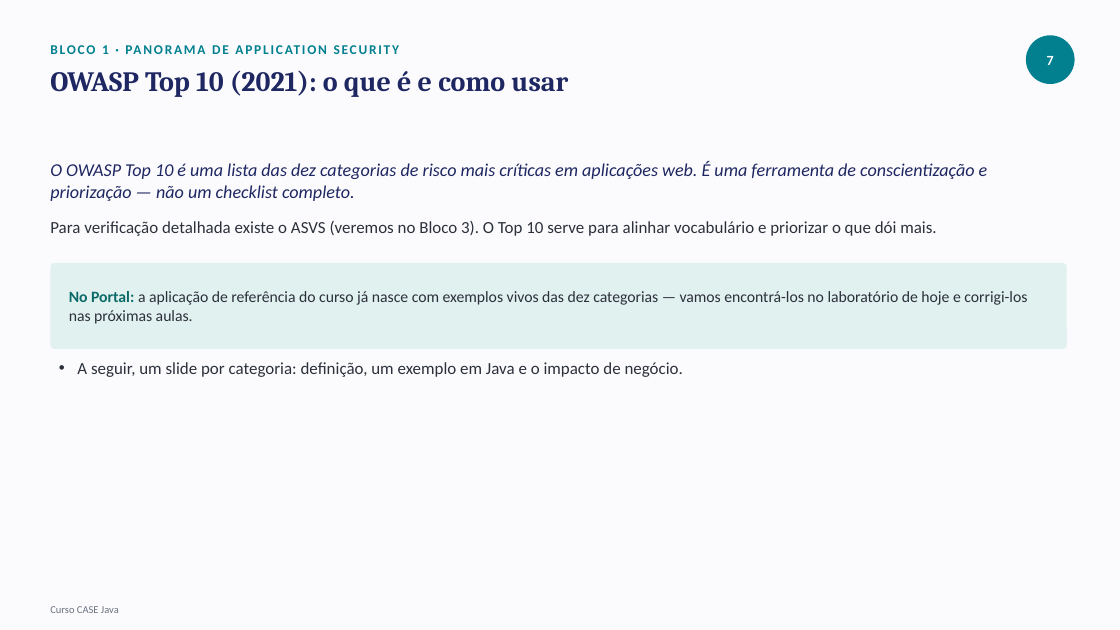
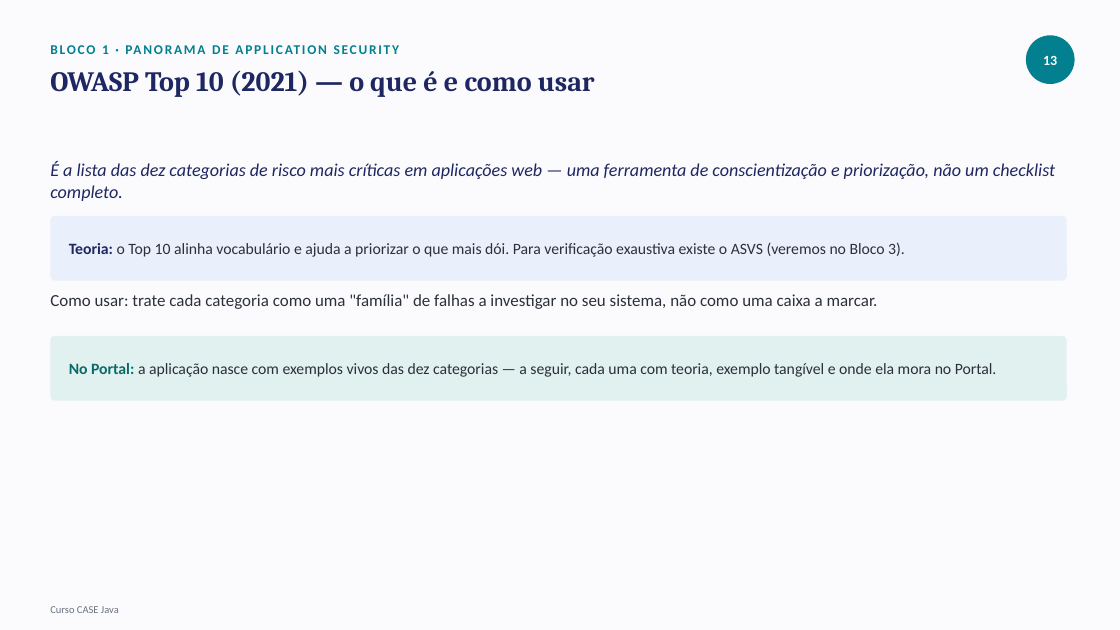
Before and after one commit to tiagocanatelliretechers/curso-case-java, a slide deck: slide 14 of materiais/aula-1/conteudo-aula-1.pptx (slide 8 before the commit). Drawn at 1120x630 pixels with LibreOffice and Linux fonts; fonts in the diff are those of the drawing. Boxes give left, top, right and bottom in pixels: in the first picture for what was removed or moved away, otherwise in the second. Text is boxed around its words. In the diff, an @@ line names an element or a change of style, - is before the commit and + after.

```diff
--- a/materiais/aula-1/conteudo-aula-1.pptx
+++ b/materiais/aula-1/conteudo-aula-1.pptx
@@ text at (x1=1043, y1=56, x2=1057, y2=65): text changed @@
-7
+13
@@ text at (x1=50, y1=70, x2=595, y2=97): text changed @@
-OWASP Top 10 (2021): o que é e como usar
+OWASP Top 10 (2021) — o que é e como usar
@@ text at (x1=50, y1=161, x2=1055, y2=201): text changed @@
-O OWASP Top 10 é uma lista das dez categorias de risco mais críticas em aplicações web. É uma ferramenta de conscientização e priorização — não um checklist completo.
+É a lista das dez categorias de risco mais críticas em aplicações web — uma ferramenta de conscientização e priorização, não um checklist completo.
@@ rounded rectangle added at (x1=50, y1=216, x2=1067, y2=281), fill #EAF0FB @@
@@ text "Teoria: o Top 10 alinha ..." at (x1=69, y1=242, x2=905, y2=257): vertical alignment top to middle @@
@@ text at (x1=69, y1=242, x2=905, y2=257): text changed; size 14.5 to 13.5 pt @@
-Para verificação detalhada existe o ASVS (veremos no Bloco 3). O Top 10 serve para alinhar vocabulário e priorizar o que dói mais.
+Teoria: o Top 10 alinha vocabulário e ajuda a priorizar o que mais dói. Para verificação exaustiva existe o ASVS (veremos no Bloco 3).
@@ text at (x1=50, y1=294, x2=878, y2=309): text changed; size 13.5 to 14.5 pt @@
-No Portal: a aplicação de referência do curso já nasce com exemplos vivos das dez categorias — vamos encontrá-los no laboratório de hoje e corrigi-los nas próximas aulas.
+Como usar: trate cada categoria como uma "família" de falhas a investigar no seu sistema, não como uma caixa a marcar.
@@ text "Como usar: trate cada categoria ..." at (x1=50, y1=294, x2=878, y2=309): vertical alignment middle to top @@
@@ rounded rectangle resized from (x1=50, y1=263, x2=1067, y2=349) to (x1=50, y1=336, x2=1067, y2=401) @@
@@ rounded rectangle at (x1=50, y1=336, x2=1067, y2=401): proportions changed @@
@@ text added at (x1=69, y1=363, x2=997, y2=377), 13.5 pt, text #2B303B @@
+No Portal: a aplicação nasce com exemplos vivos das dez categorias — a seguir, cada uma com teoria, exemplo tangível e onde ela mora no Portal.
@@ text removed at (x1=77, y1=362, x2=683, y2=377) @@
-• A seguir, um slide por categoria: definição, um exemplo em Java e o impacto de negócio.
```
Also in this commit, not shown: 31 other slides changed, 22 slides added, 5 slides removed, 1 other file.
